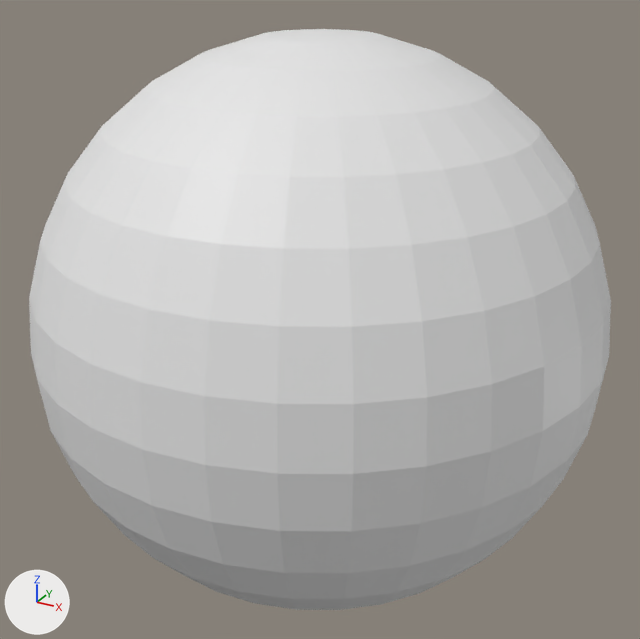
Two versions of the OBJ model DirectXGame/Resources/SkyDome/SkyDome.obj, one commit apart.
Before and after are seen from a 50 mm lens placed at (1274.0, -2317.0, 1158.0), pointed at (0.0, 0.0, -1.0). The lights are fixed; the arrows at lower left show +X, +Y and +Z. Where no turn or scale is listed for an object, it has been applied to the vertices.

The first picture shows '球'.
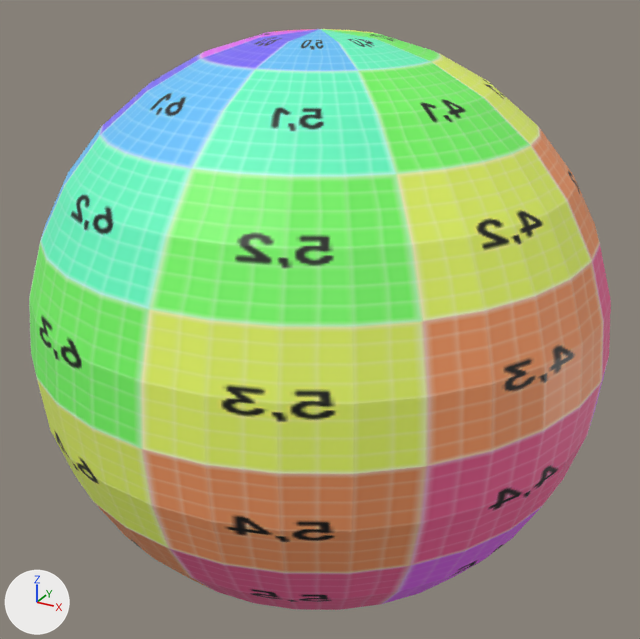
What differs and where, as boxes (x1, y1, x2, y2) in the pictures (640 x 639 px):
'球', recoloured (white to green): (29, 29, 611, 610) in both

Patch to the scene script:
```diff
--- a/DirectXGame/Resources/SkyDome/SkyDome.obj.py
+++ b/DirectXGame/Resources/SkyDome/SkyDome.obj.py
@@ img_uvchecker_png @@
+img_uvchecker_png = load_image('uvChecker.png', 'uvChecker.png', 512, 512, 'sRGB')
@@ mat_マテリアル_001 @@
+mat_マテリアル_001 = principled_material('マテリアル.001')
+mat_マテリアル_001.texture = img_uvchecker_png
@@ me_球 @@
 me_球.from_pydata(...)  # 482 vertices, 960 faces; spans x -900.0..900.0, y -900.0..900.0, z -900.0..900.0
+me_球.materials.append(mat_マテリアル_001)  # picture img_uvchecker_png
```
